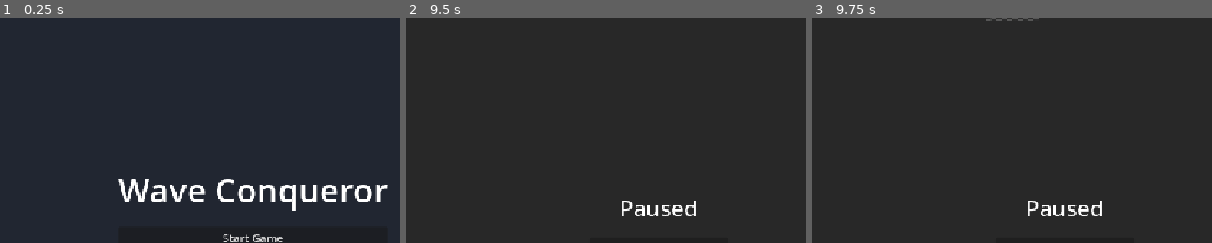
Above: before the commit, frames 1-3 (left to right).
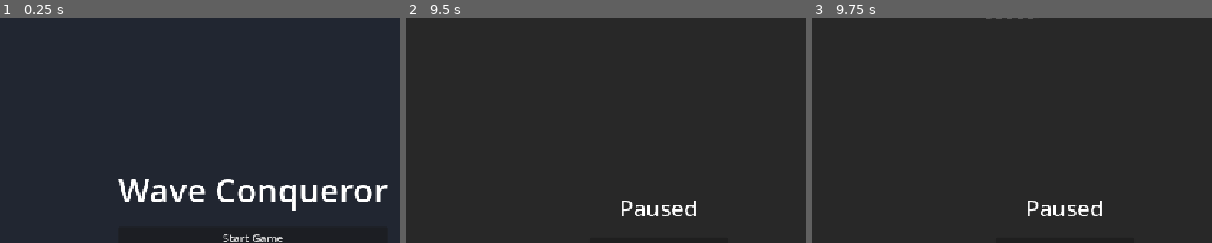
Above: after the commit, the same moments.

Repository: LucasGauterio/godot-wave-conqueror
Game: Godot game, scene res://scenes/ui/menu.tscn
Same seed, same stepped clock (60 frames per second), same inputs: the game is played once before the commit and once after it.
Inputs:
- Up to frame 1 (0.25 s): no input
- Up to frame 2 (9.5 s): click "Start Game" at 0.5 s; click "Menu" at 1.25 s; click "Resume" at 2 s; hold D (move_right) 2.78-3.5 s; tap Space (attack) at 2.85, 5.1, 6.05, 6.6, 7.25, 7.35, 8.3, 8.85 s; click "Return to Menu" at 3.5 s; click "Start Game" at 4.25 s; hold S (move_down) 5.03-5.78 s; tap Enter at 5.75, 8 s; hold D (move_right) 5.78-6.53 s; hold Shift (run) 5.78-6.53 s; hold W (move_up) 6.53-7.28 s; hold A (move_left) 7.28-8.78 s; tap Shift (run) at 8.1 s; hold S (move_down) from 8.78 s (still down)
- Up to frame 3 (9.75 s): tap Space (attack) at 9.5, 9.6 s; release S (move_down) at 9.53 s; hold D (move_right) from 9.53 s (still down)
The pictures show only the part of the screen within x 18-68%, y 0-50%; the shares and areas given below are measured in that part.

Frames 1-2 are identical in both runs. In frame 3, 0.1% of the frame differs, in the area x 43-57%, y 0-2%.
Error after the commit: Parse Error: Expected statement, found "Indent" instead. (res://scripts/enemy.gd:152)

Commit message:
chore: Remove debug logs from combat scripts

Diff:
--- a/scripts/enemy.gd
+++ b/scripts/enemy.gd
@@ -95,7 +95,7 @@
 			var overlapping = attack_detection.get_overlapping_bodies()
 			for body in overlapping:
 				if body.name == "Knight":
-					print("[Enemy %s] SWITCHING TARGET: Wall -> Knight at %s" % [name, position])
+					# print("[Enemy %s] SWITCHING TARGET: Wall -> Knight at %s" % [name, position])
 					target_to_attack = body
 					current_state = State.ATTACK
 					return
@@ -113,7 +113,7 @@
 
 		# Prioritize Knight
 		if body.name == "Knight":
-			print("[Enemy %s] TARGET FOUND: Knight at %s" % [name, position])
+			# print("[Enemy %s] TARGET FOUND: Knight at %s" % [name, position])
 			target_to_attack = body
 			current_state = State.ATTACK
 			return
@@ -134,11 +134,11 @@
 					break
 
 			if knight_in_list:
-				print("[Enemy %s] TARGET FOUND: Knight (overrode Wall) at %s" % [name, position])
+				# print("[Enemy %s] TARGET FOUND: Knight (overrode Wall) at %s" % [name, position])
 				current_state = State.ATTACK
 				return
 			else:
-				print("[Enemy %s] TARGET FOUND: Wall at %s" % [name, position])
+				# print("[Enemy %s] TARGET FOUND: Wall at %s" % [name, position])
 				target_to_attack = body
 				current_state = State.ATTACK
 				return
@@ -149,19 +149,6 @@
 	# Pass 2: Check Raycast
 	if ray_cast.is_colliding():
 		var collider = ray_cast.get_collider()
-		if is_instance_valid(collider) and collider != self:
-			if collider.name == "Knight":
-				print("[Enemy %s] RAYCAST TARGET: Knight at %s" % [name, position])
-				target_to_attack = collider
-				current_state = State.ATTACK
-				return
-
-			if collider.is_in_group("wall") or collider.get_collision_layer_value(3):
-				print("[Enemy %s] RAYCAST TARGET: Wall at %s" % [name, position])
-				target_to_attack = collider
-				current_state = State.ATTACK
-				return
-
 			if collider.is_in_group("enemies"):
 				potential_blocked = true
 
@@ -172,7 +159,7 @@
 
 	# If nothing detected
 	if current_state == State.ATTACK:
-		print("[Enemy %s] No target, resuming WALK at %s" % [name, position])
+		# print("[Enemy %s] No target, resuming WALK at %s" % [name, position])
 		current_state = State.WALK
 
 func perform_attack():
@@ -199,13 +186,14 @@
 		return
 
 	# Deal damage
+	# Deal damage
 	if target_to_attack.has_method("take_damage"):
-		print("[Enemy %s] Attacking %s at %s" % [name, target_to_attack.name, position])
+		# print("[Enemy %s] Attacking %s at %s" % [name, target_to_attack.name, position])
 		target_to_attack.take_damage(damage)
 		time_since_last_attack = attack_cooldown
 
 		if not is_instance_valid(target_to_attack) or (target_to_attack.has_method("get") and target_to_attack.get("current_health") <= 0):
-			print("[Enemy %s] Target %s defeated!" % [name, target_to_attack.name])
+			# print("[Enemy %s] Target %s defeated!" % [name, target_to_attack.name])
 			target_to_attack = null
 			current_state = State.WALK
 
--- a/scripts/player.gd
+++ b/scripts/player.gd
@@ -77,11 +77,11 @@
 func check_auto_attack():
 	if time_since_last_attack <= 0 and current_state != State.ATTACK:
 		var bodies = attack_area.get_overlapping_bodies()
-		if bodies.size() > 0:
-			print("[DEBUG] Knight sees ", bodies.size(), " bodies in attack area")
+		# if bodies.size() > 0:
+		# 	print("[DEBUG] Knight sees ", bodies.size(), " bodies in attack area")
 		for body in bodies:
 			if body != self and (body.is_in_group("enemies") or body.has_method("take_damage")):
-				print("[DEBUG] Knight attacking: ", body.name)
+				# print("[DEBUG] Knight attacking: ", body.name)
 				enter_state(State.ATTACK)
 				perform_attack()
 				break
@@ -139,7 +139,7 @@
 	if current_state == new_state:
 		return
 
-	print("[Knight] State Change: %s -> %s at %s" % [State.keys()[current_state], State.keys()[new_state], position])
+	# print("[Knight] State Change: %s -> %s at %s" % [State.keys()[current_state], State.keys()[new_state], position])
 	current_state = new_state
 
 	if new_state == State.ATTACK:
